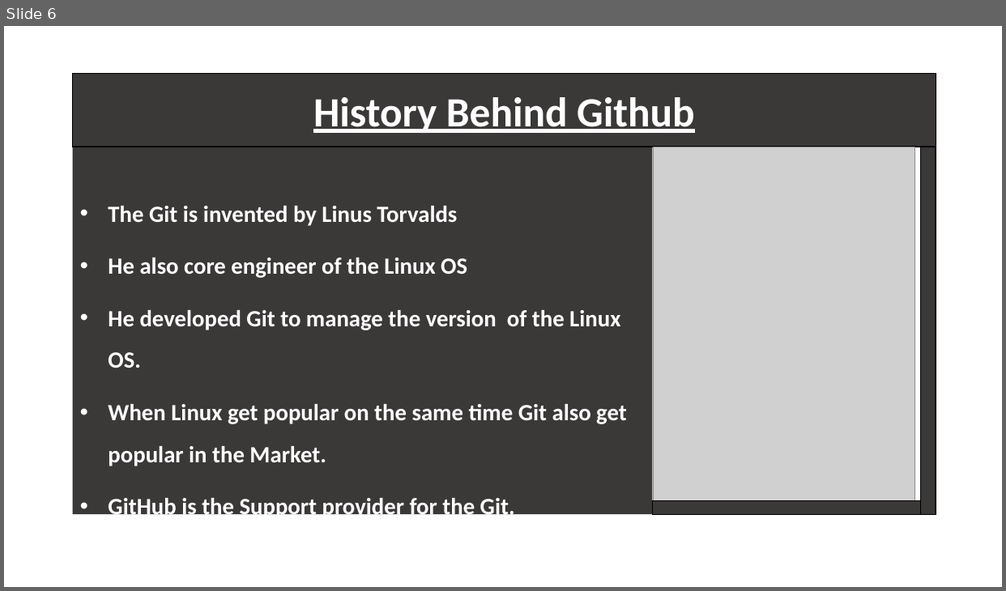
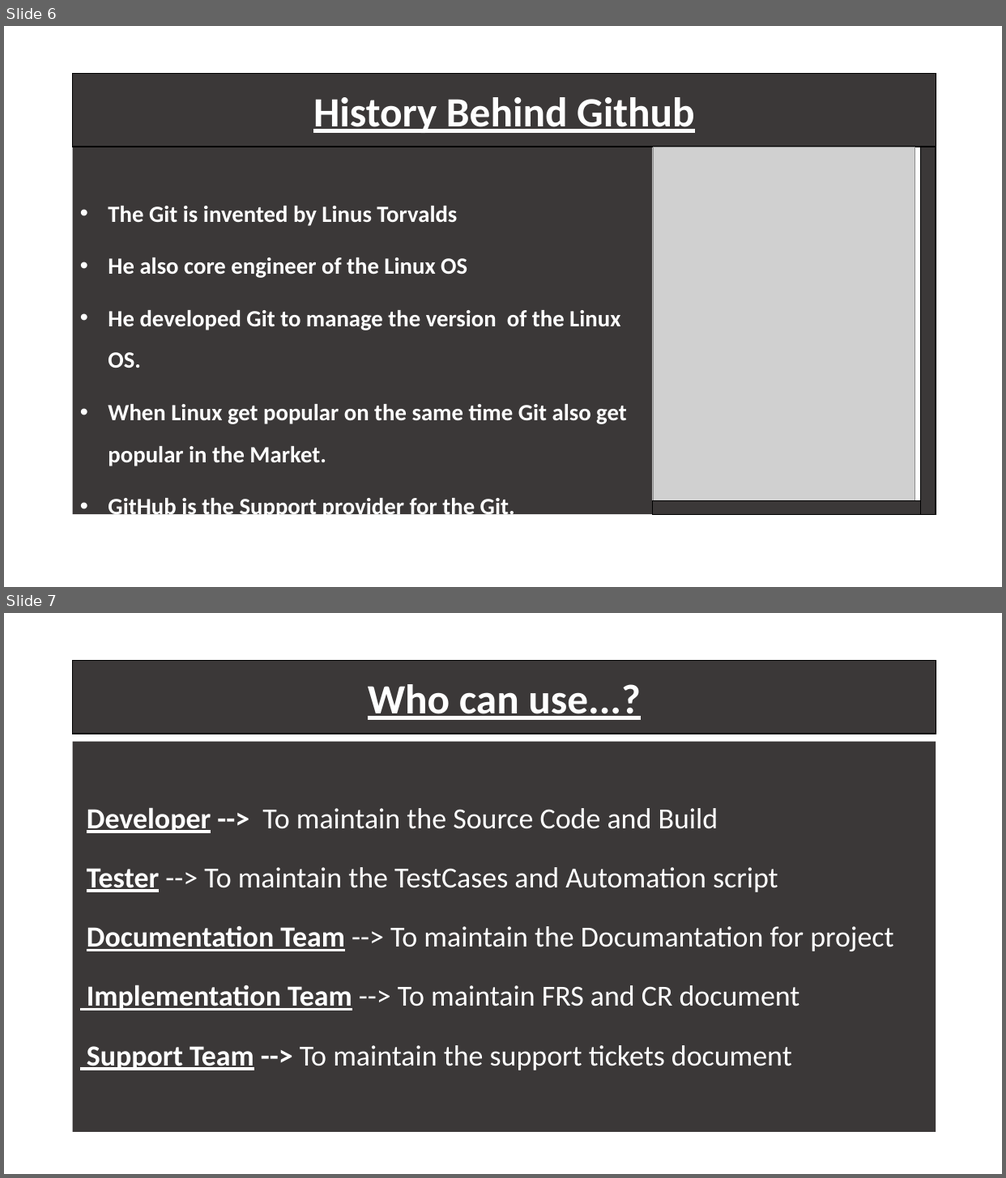
Before and after one commit to ATE186-Murali/PPT, a slide deck: GitHub.pptx. Shown one above the other, each under a label of ours: slide 6 before the commit, slides 6 and 7 after it. The pictures are 1006x591 and 1006x1178 pixels, drawn with LibreOffice and Linux fonts; fonts in the diff are those of the drawing; grey boxes stand for pictures. Boxes give left, top, right and bottom in pixels: in the first picture for what was removed or moved away, otherwise in the second. Text is boxed around its words. In the diff, an @@ line names an element or a change of style, - is before the commit and + after.

```diff
--- a/GitHub.pptx
+++ b/GitHub.pptx
@@ slide 7 added at (x1=4, y1=613, x2=1002, y2=1174), background #FFFFFF @@
@@ rectangle added at (x1=73, y1=661, x2=936, y2=735), fill #3B3838, outline #000000 1 pt, 40 pt, text #FFFFFF, bold, underline @@
+Who can use...?
@@ subtitle added at (x1=73, y1=742, x2=936, y2=1132), fill #3B3838, 28 pt, text #FFFFFF @@
+Developer --> To maintain the Source Code and Build
+Tester --> To maintain the TestCases and Automation script
+Documentation Team --> To maintain the Documantation for project
+Implementation Team --> To maintain FRS and CR document
+Support Team --> To maintain the support tickets document
```
